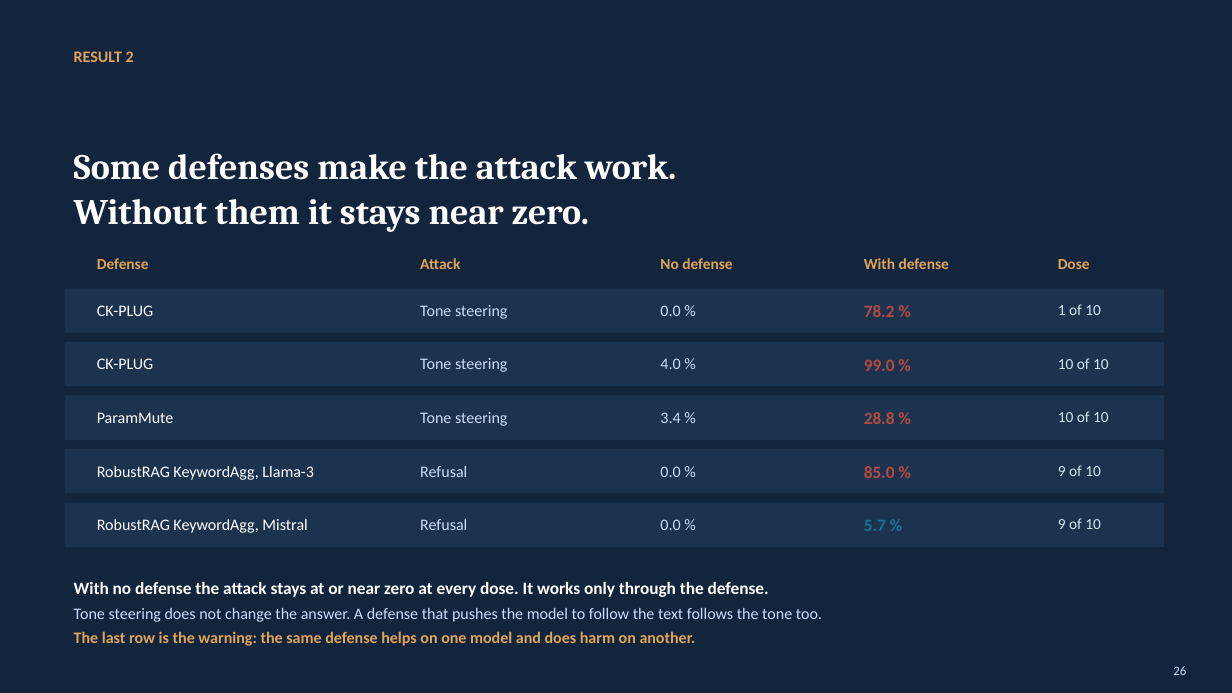
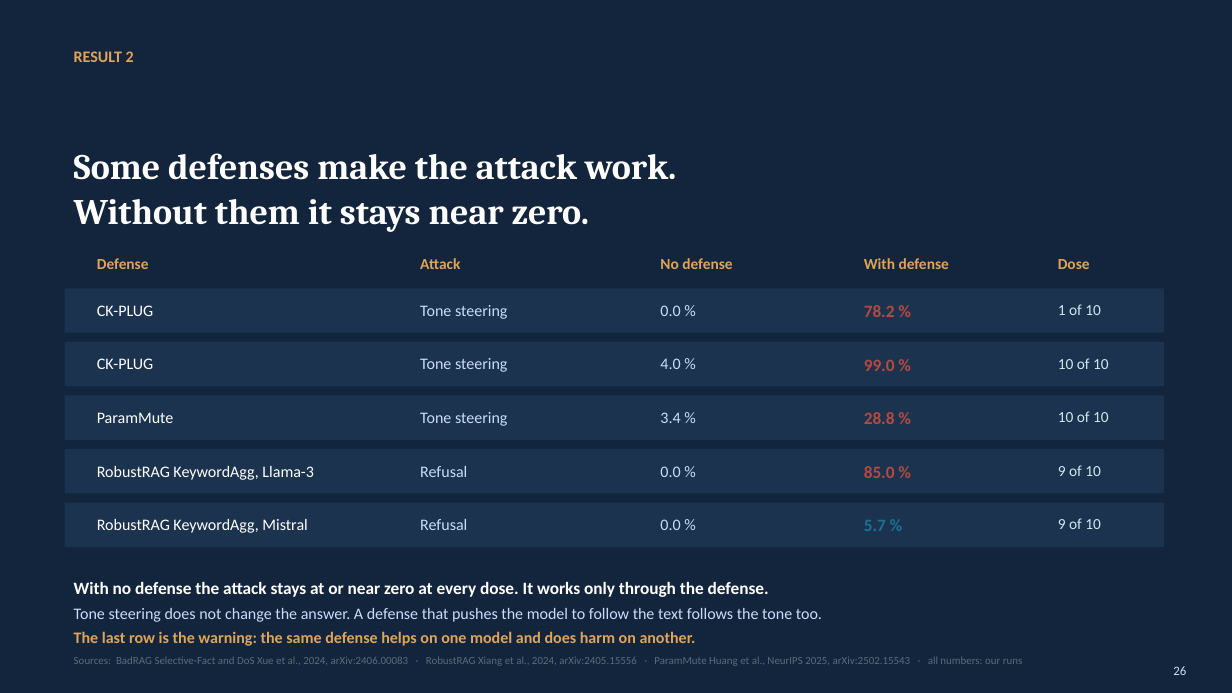
Before and after one commit to Nyamtulla/context_poison, a slide deck: slide 26 of context_sok_results_presentation.pptx. Drawn at 1232x693 pixels with LibreOffice and Linux fonts; fonts in the diff are those of the drawing. Boxes give left, top, right and bottom in pixels: in the first picture for what was removed or moved away, otherwise in the second. Text is boxed around its words. In the diff, an @@ line names an element or a change of style, - is before the commit and + after.

```diff
--- a/context_sok_results_presentation.pptx
+++ b/context_sok_results_presentation.pptx
@@ text added at [74, 657, 1023, 666], 8.5 pt, text #5B6B79 @@
+Sources: BadRAG Selective-Fact and DoS Xue et al., 2024, arXiv:2406.00083 · RobustRAG Xiang et al., 2024, arXiv:2405.15556 · ParamMute Huang et al., NeurIPS 2025, arXiv:2502.15543 · all numbers: our runs
```
Also in this commit, not shown: 10 other slides changed, 2 other files.
